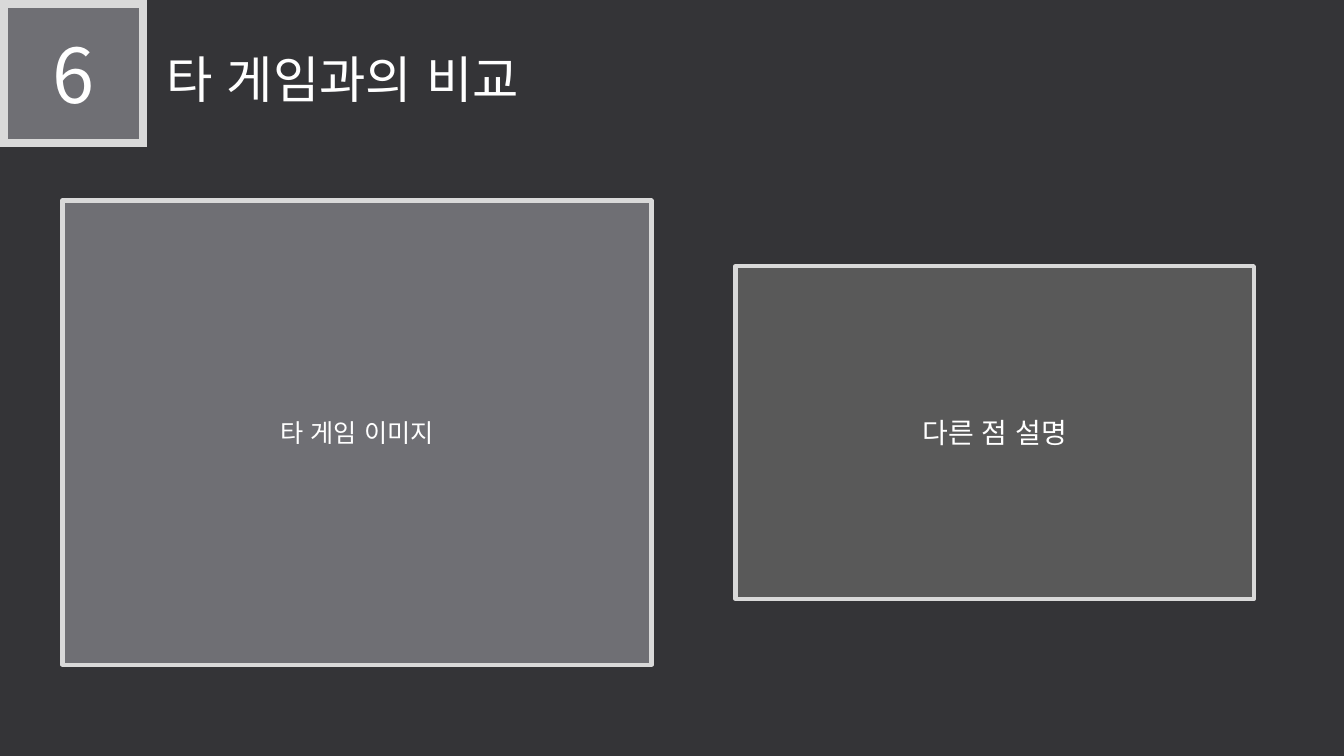
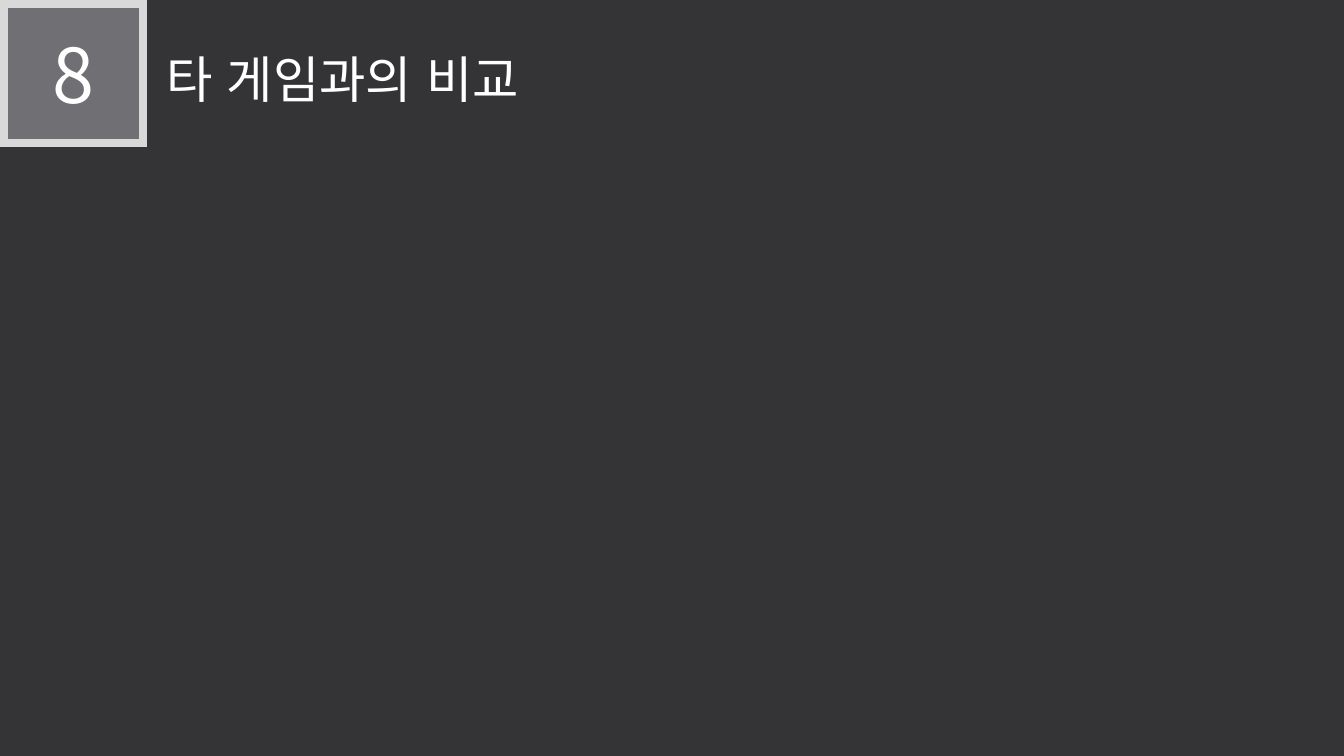
Before and after one commit to LEGO0937/Our_Project, a slide deck: slide 13 of 기획단계/졸작 제안서_α.pptx (slide 11 before the commit). Drawn at 1344x756 pixels with LibreOffice and Linux fonts; fonts in the diff are those of the drawing. Boxes give left, top, right and bottom in pixels: in the first picture for what was removed or moved away, otherwise in the second. Text is boxed around its words. In the diff, an @@ line names an element or a change of style, - is before the commit and + after.

```diff
--- a/기획단계/졸작 제안서_α.pptx
+++ b/기획단계/졸작 제안서_α.pptx
@@ text in rectangle at (53, 47, 95, 104): text changed @@
-6
+8
@@ rectangle removed at (63, 201, 651, 664) @@
-타 게임 이미지
@@ rectangle removed at (736, 266, 1254, 599) @@
-다른 점 설명
```
Also in this commit, not shown: 4 other slides changed, 2 slides added.
